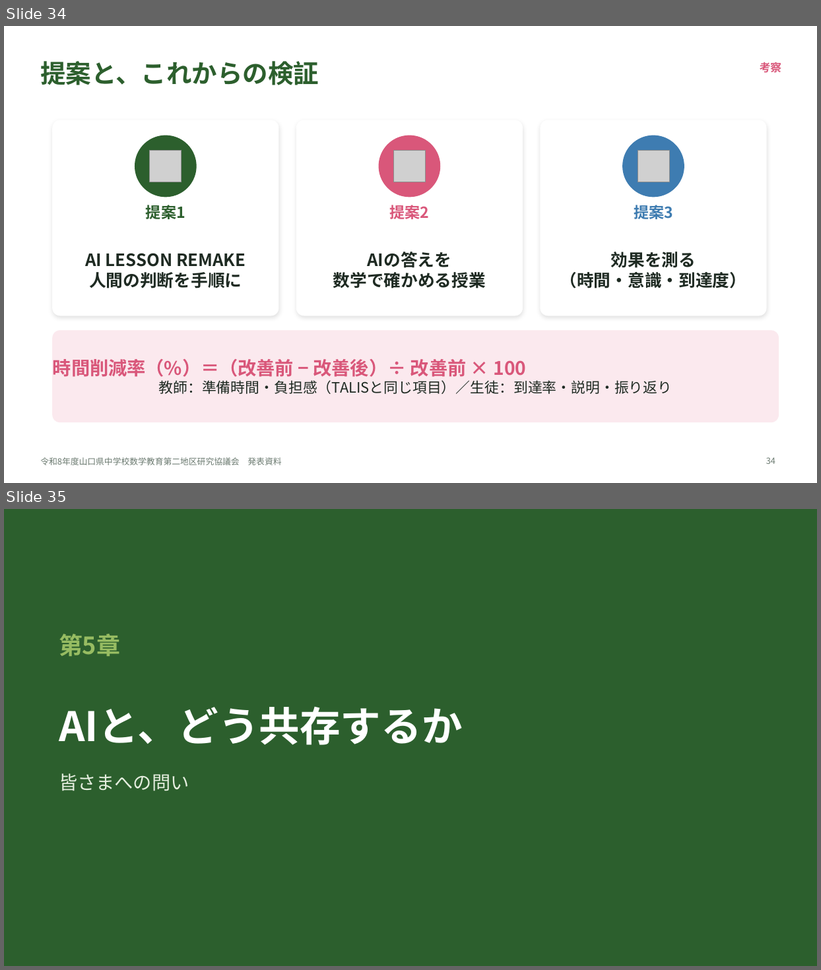
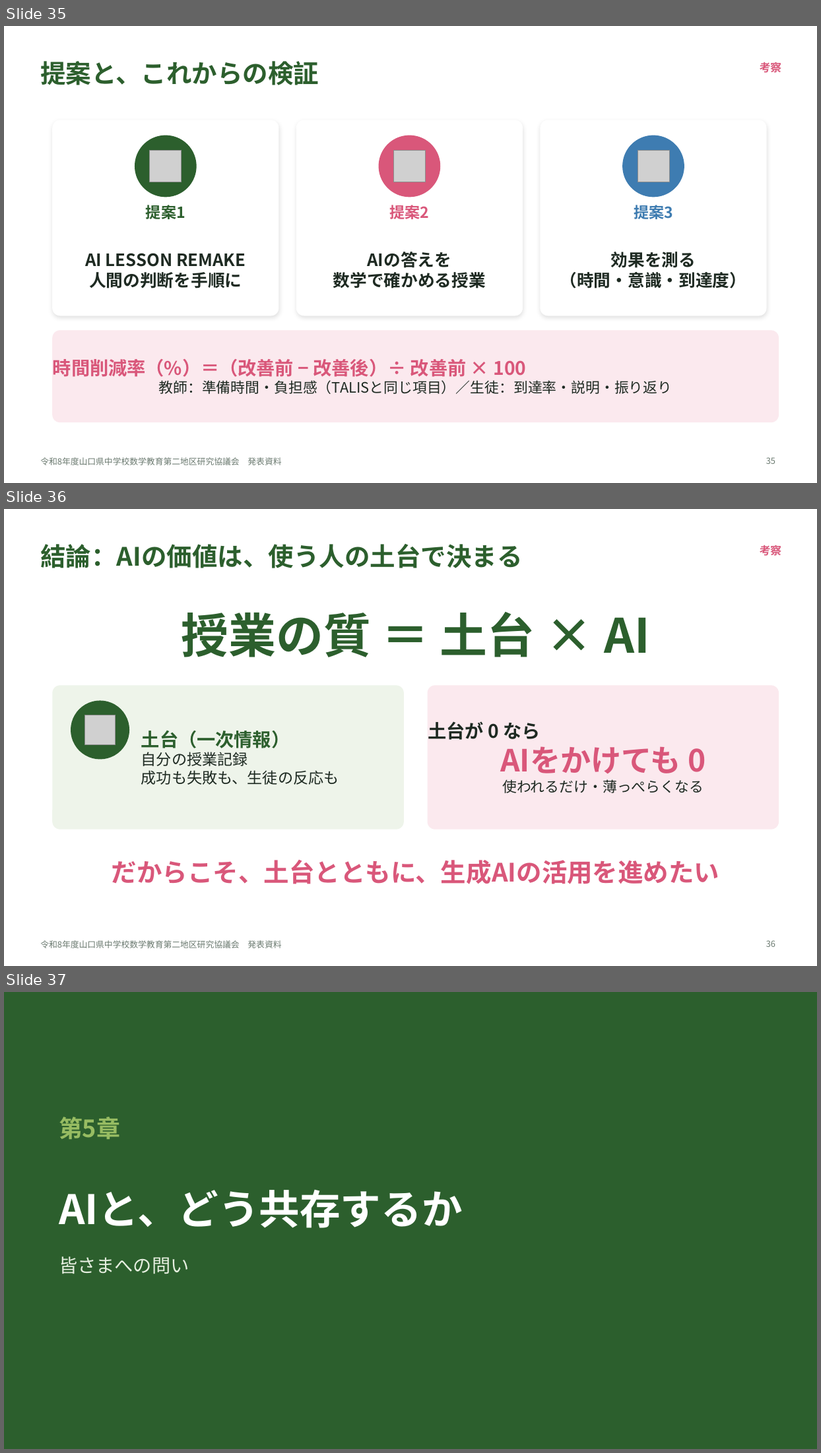
Before and after one commit to margiela14th-sudo/my-ai-project, a slide deck: 07_完成資料/県大会発表_生成AI授業再構築.pptx. Shown one above the other, each under a label of ours: slides 34 and 35 before the commit, slides 35, 36 and 37 after it. The pictures are 821x970 and 821x1453 pixels, drawn with LibreOffice and Linux fonts; fonts in the diff are those of the drawing; grey boxes stand for pictures. Boxes give left, top, right and bottom in pixels: in the first picture for what was removed or moved away, otherwise in the second. Text is boxed around its words. In the diff, an @@ line names an element or a change of style, - is before the commit and + after.

```diff
--- a/07_完成資料/県大会発表_生成AI授業再構築.pptx
+++ b/07_完成資料/県大会発表_生成AI授業再構築.pptx
@@ slide 36 added at (4,509,817,966), background #FFFFFF; not listed: 1 template element that a slide beside it also shows @@
@@ title added at (40,544,522,568), 30 pt, text #2C5F2D, bold @@
+結論：AIの価値は、使う人の土台で決まる
@@ text added at (760,545,781,556), 13 pt, text #D9577A, bold @@
+考察
@@ text added at (181,612,650,657), 56 pt, text #2C5F2D, bold @@
+授業の質 ＝ 土台 × AI
@@ rounded rectangle added at (53,686,403,829), fill #EEF4EA, outline #EEF4EA 1 pt @@
@@ rounded rectangle added at (428,686,779,829), fill #FBE9EE, outline #FBE9EE 1 pt @@
@@ ellipse added at (71,701,129,759), fill #2C5F2D, outline #2C5F2D 1 pt @@
@@ picture added at (85,715,115,745) @@
@@ text added at (428,722,706,793), 17 pt, text #1E2A22, bold @@
+土台が 0 なら
+AIをかけても 0
+使われるだけ・薄っぺらくなる
@@ text added at (141,731,339,785), 18 pt, text #1E2A22 @@
+土台（一次情報）
+自分の授業記録
+成功も失敗も、生徒の反応も
@@ text added at (112,860,720,885), 30 pt, text #D9577A, bold @@
+だからこそ、土台とともに、生成AIの活用を進めたい
@@ page number added at (766,941,776,947), 10 pt, text #6B7A70 @@
+36
@@ what was slide 34 is now slide 35 @@
@@ page number at (766,458,776,464): text changed @@
-34
+35
@@ what was slide 35 is now slide 37 @@
```
Also in this commit, not shown: 1 slide changed, 1 other slide added, 10 other files.
